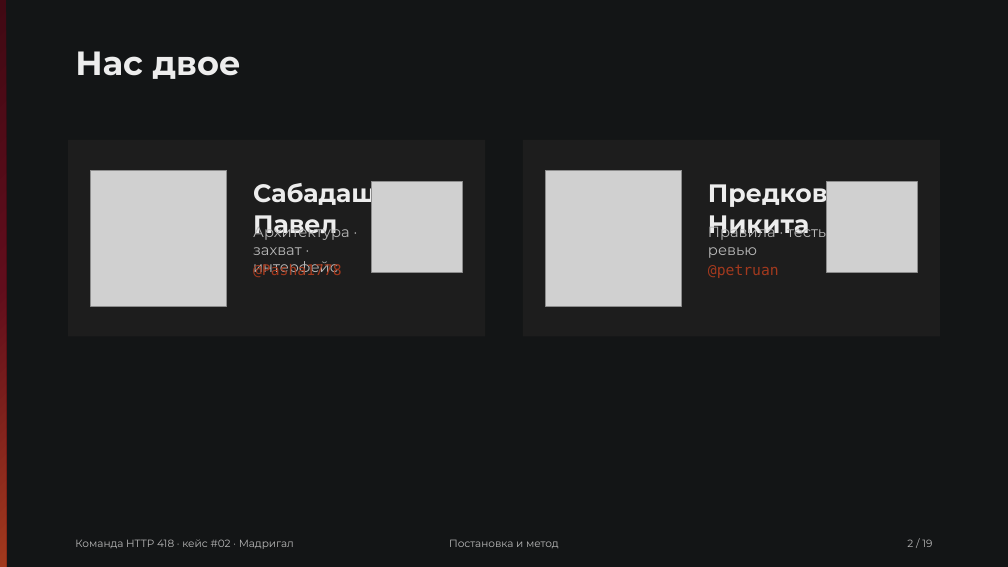
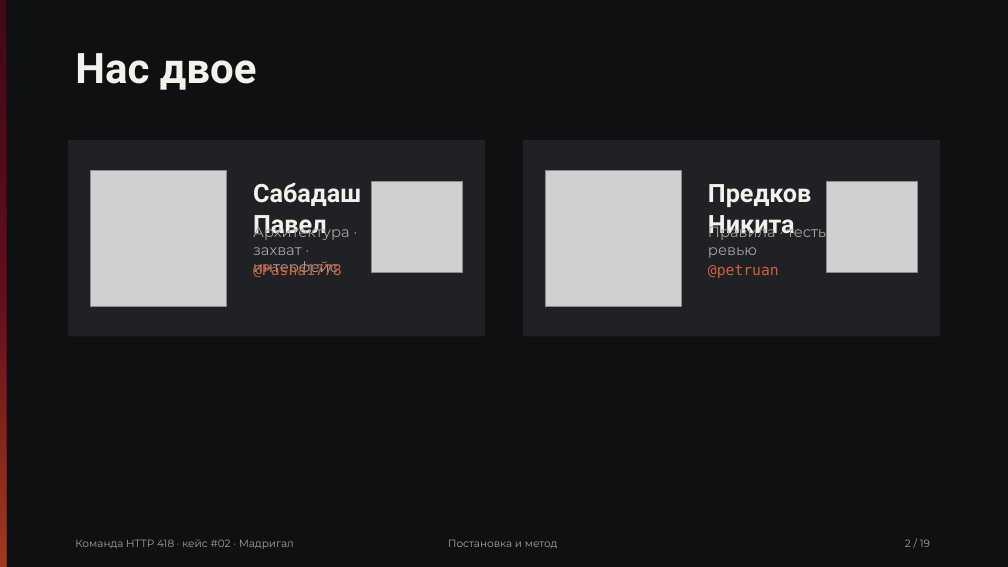
Before and after one commit to Pavel1778/madrigal-protocol-lab, a slide deck: slide 2 of presentation/slides.pptx. Drawn at 1008x567 pixels with LibreOffice and Linux fonts; fonts in the diff are those of the drawing; grey boxes stand for pictures. Boxes give left, top, right and bottom in pixels: in the first picture for what was removed or moved away, otherwise in the second. Text is boxed around its words. In the diff, an @@ line names an element or a change of style, - is before the commit and + after.

```diff
--- a/presentation/slides.pptx
+++ b/presentation/slides.pptx
@@ rectangle at (0, 0, 1008, 567): fill #131516 to #0E1011 @@
@@ text "Нас двое" at (75, 53, 257, 90): size 32 to 40 pt, font Montserrat to Roboto, text colour #EDEDED to #F4F1EC @@
@@ rectangle at (68, 140, 485, 337): fill #1D1D1D to #1F2124 @@
@@ rectangle at (523, 140, 941, 337): fill #1D1D1D to #1F2124 @@
@@ text "Сабадаш Павел" at (253, 183, 361, 239): font Montserrat to Roboto, text colour #EDEDED to #F4F1EC @@
@@ text "Предков Никита" at (708, 184, 811, 239): font Montserrat to Roboto, text colour #EDEDED to #F4F1EC @@
@@ text "@Pasha1778" at (253, 263, 342, 277): text colour #A2391D to #D0603A @@
@@ text "@petruan" at (708, 264, 779, 278): text colour #A2391D to #D0603A @@
@@ text colour #B8B8B8 to #A8A29E in 5 elements at (253, 223, 350, 277), (708, 223, 829, 258), (75, 539, 294, 549), (448, 539, 558, 548), (905, 539, 930, 547) @@
```
Also in this commit, not shown: 18 other slides changed, 40 other files.
